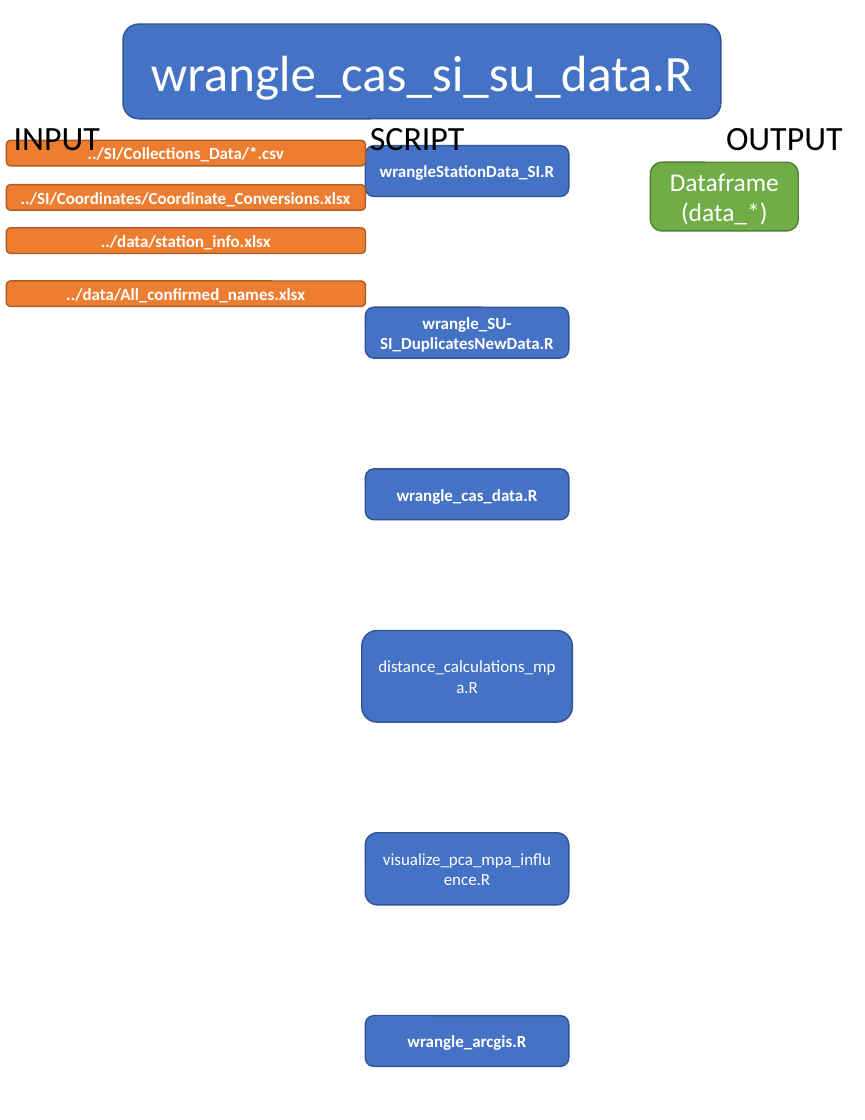
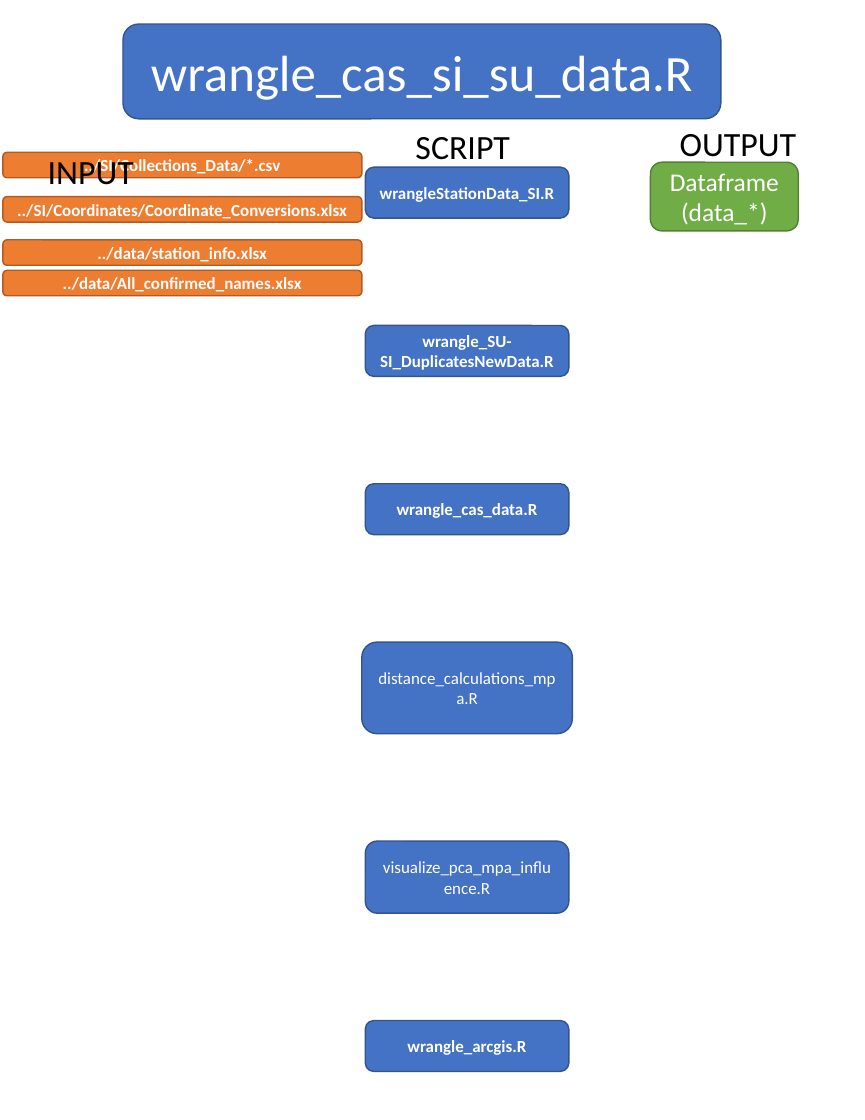
Before and after one commit to philippinespire/fish_biodiversity, a slide deck: slide 3 of scripts/flowchart_scripts.pptx. Drawn at 865x1120 pixels with LibreOffice and Linux fonts; fonts in the diff are those of the drawing. Boxes give left, top, right and bottom in pixels: in the first picture for what was removed or moved away, otherwise in the second. Text is boxed around its words. In the diff, an @@ line names an element or a change of style, - is before the commit and + after.

Commit message:
ppt

```diff
--- a/scripts/flowchart_scripts.pptx
+++ b/scripts/flowchart_scripts.pptx
@@ text at [415, 137, 510, 168]: text changed @@
-INPUT SCRIPT OUTPUT
+SCRIPT
@@ text added at [680, 134, 797, 164], 24 pt, text #000000 @@
+OUTPUT
@@ rounded rectangle "../SI/Collections_Data/*.csv": place and size @@
-rounded rectangle "../SI/Collections_Data/*.csv" at [6, 140, 365, 166]
+rounded rectangle "../SI/Collections_Data/*.csv" at [3, 153, 362, 178]
@@ text added at [48, 159, 134, 192], 24 pt, text #000000 @@
+INPUT
@@ rounded rectangle "wrangleStationData_SI.R": place and size @@
-rounded rectangle "wrangleStationData_SI.R" at [365, 146, 569, 196]
+rounded rectangle "wrangleStationData_SI.R" at [365, 167, 569, 218]
@@ rounded rectangle "../SI/Coordinates/Coordinate_Conversions.xlsx": place and size @@
-rounded rectangle "../SI/Coordinates/Coordinate_Conversions.xlsx" at [6, 184, 365, 210]
+rounded rectangle "../SI/Coordinates/Coordinate_Conversions.xlsx" at [3, 196, 362, 222]
@@ rounded rectangle "../data/station_info.xlsx": place and size @@
-rounded rectangle "../data/station_info.xlsx" at [6, 228, 365, 253]
+rounded rectangle "../data/station_info.xlsx" at [3, 240, 362, 266]
@@ rounded rectangle "../data/All_confirmed_names.xlsx": place and size @@
-rounded rectangle "../data/All_confirmed_names.xlsx" at [6, 281, 365, 306]
+rounded rectangle "../data/All_confirmed_names.xlsx" at [3, 270, 362, 295]
@@ rounded rectangle "wrangle_SU-SI_DuplicatesNewData.R": place and size @@
-rounded rectangle "wrangle_SU-SI_DuplicatesNewData.R" at [365, 307, 569, 358]
+rounded rectangle "wrangle_SU-SI_DuplicatesNewData.R" at [365, 326, 569, 377]
@@ rounded rectangle "wrangle_cas_data.R": place and size @@
-rounded rectangle "wrangle_cas_data.R" at [365, 469, 569, 520]
+rounded rectangle "wrangle_cas_data.R" at [365, 483, 569, 534]
@@ rounded rectangle "distance_calculations_mpa.R": place and size @@
-rounded rectangle "distance_calculations_mpa.R" at [362, 630, 573, 722]
+rounded rectangle "distance_calculations_mpa.R" at [362, 642, 573, 734]
@@ rounded rectangle "visualize_pca_mpa_influence.R": place and size @@
-rounded rectangle "visualize_pca_mpa_influence.R" at [365, 832, 569, 905]
+rounded rectangle "visualize_pca_mpa_influence.R" at [365, 841, 569, 913]
@@ rounded rectangle "wrangle_arcgis.R": place and size @@
-rounded rectangle "wrangle_arcgis.R" at [365, 1015, 569, 1065]
+rounded rectangle "wrangle_arcgis.R" at [365, 1020, 569, 1071]
```
